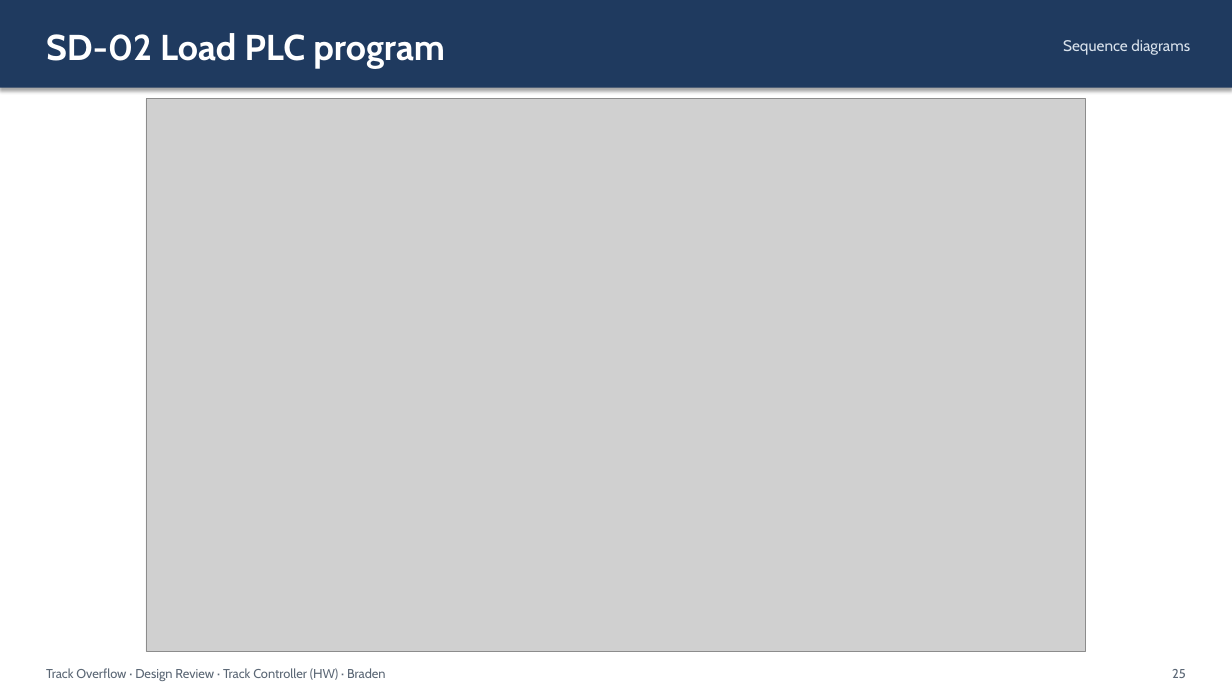
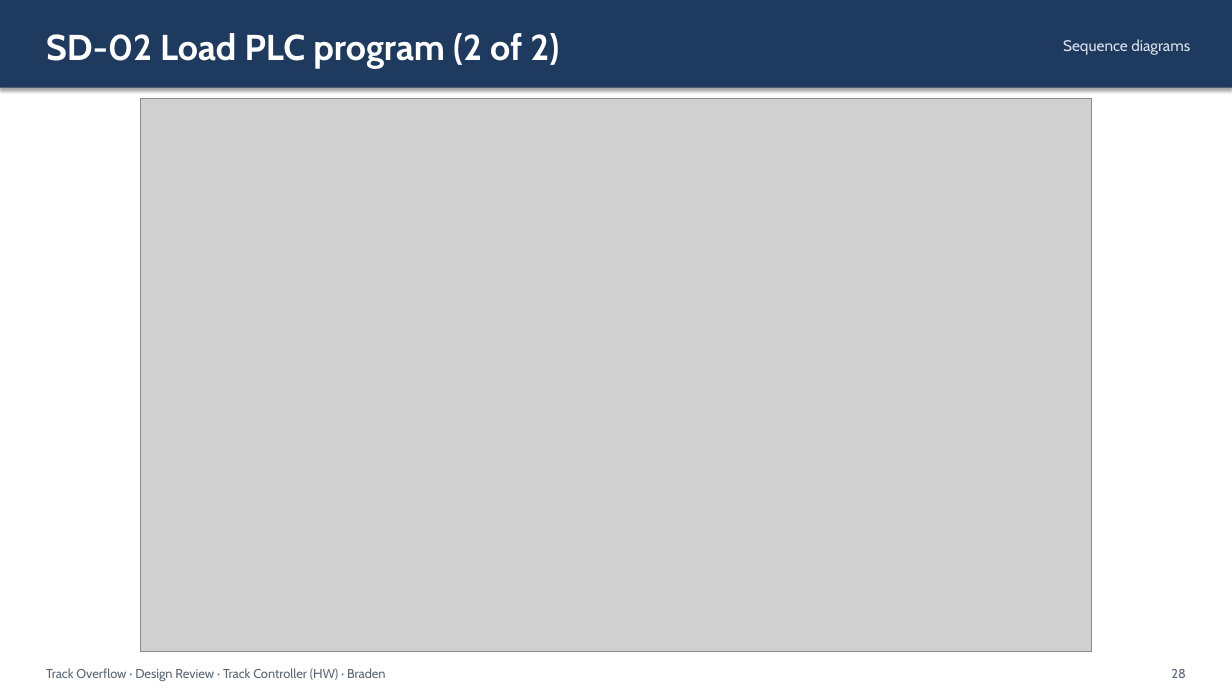
Before and after one commit to Landiss04/Track-Overflow, a slide deck: slide 28 of documents/slides/design_review_track_ctrl_hw.pptx (slide 25 before the commit). Drawn at 1232x693 pixels with LibreOffice and Linux fonts; fonts in the diff are those of the drawing; grey boxes stand for pictures. Boxes give left, top, right and bottom in pixels: in the first picture for what was removed or moved away, otherwise in the second. Text is boxed around its words. In the diff, an @@ line names an element or a change of style, - is before the commit and + after.

```diff
--- a/documents/slides/design_review_track_ctrl_hw.pptx
+++ b/documents/slides/design_review_track_ctrl_hw.pptx
@@ text at [46,33,559,68]: text changed @@
-SD-02 Load PLC program
+SD-02 Load PLC program (2 of 2)
@@ picture: place and size @@
-picture at [146,99,1086,652]
+picture at [140,99,1092,652]
@@ text at [1171,669,1186,678]: text changed @@
-25
+28
```
Also in this commit, not shown: 14 other slides changed, 3 slides added, 4 other files.
